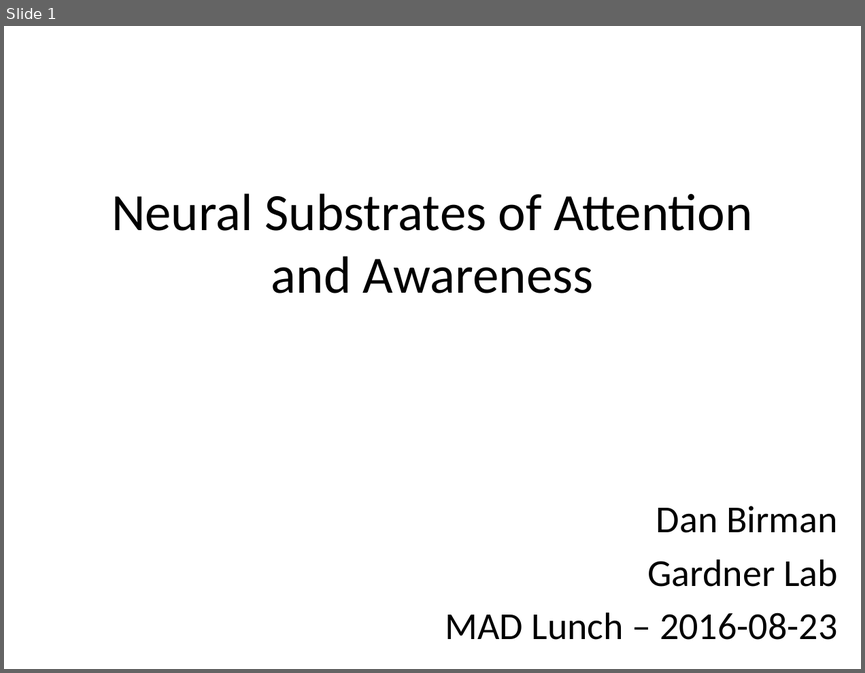
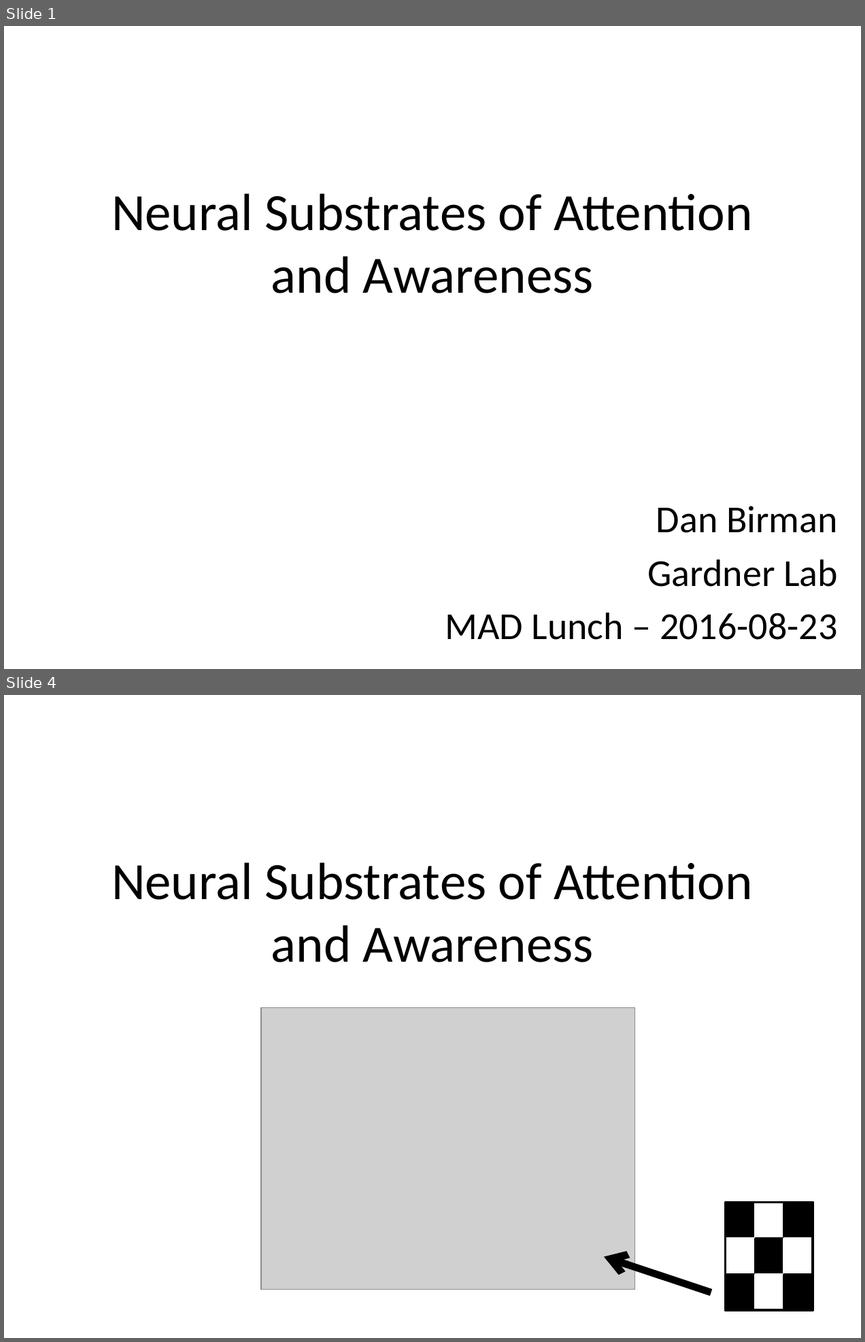
Before and after one commit to dbirman/att_awe, a slide deck: talks/20160823_mad_birman.pptx. Shown one above the other, each under a label of ours: slide 1 before the commit, slides 1 and 4 after it; the slides between them are not shown. The pictures are 865x673 and 865x1342 pixels, drawn with LibreOffice and Linux fonts; fonts in the diff are those of the drawing; grey boxes stand for pictures. Boxes give left, top, right and bottom in pixels: in the first picture for what was removed or moved away, otherwise in the second. Text is boxed around its words. In the diff, an @@ line names an element or a change of style, - is before the commit and + after.

```diff
--- a/talks/20160823_mad_birman.pptx
+++ b/talks/20160823_mad_birman.pptx
@@ slide 4 added at bbox=[4, 695, 861, 1338], background #FFFFFF @@
@@ text added at bbox=[111, 862, 753, 962], 44 pt, text #000000 @@
+Neural Substrates of Attention and Awareness
@@ picture added at bbox=[261, 1008, 634, 1289] @@
@@ group added at bbox=[725, 1202, 813, 1310]: 10 rectangles @@
@@ arrow added from (711, 1292) to (604, 1256), #000000 6 pt @@
```
Also in this commit, not shown: 47 other slides added, 5 slides removed, 11 other files.
